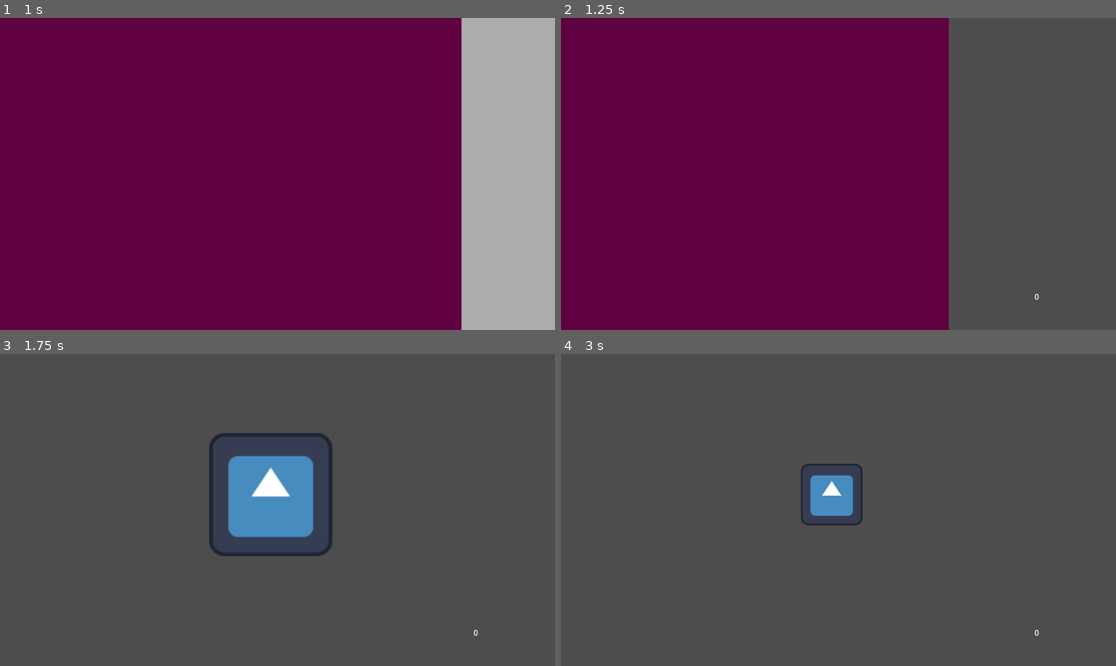
Above: before the commit, frames 1-4 (two rows, left to right).
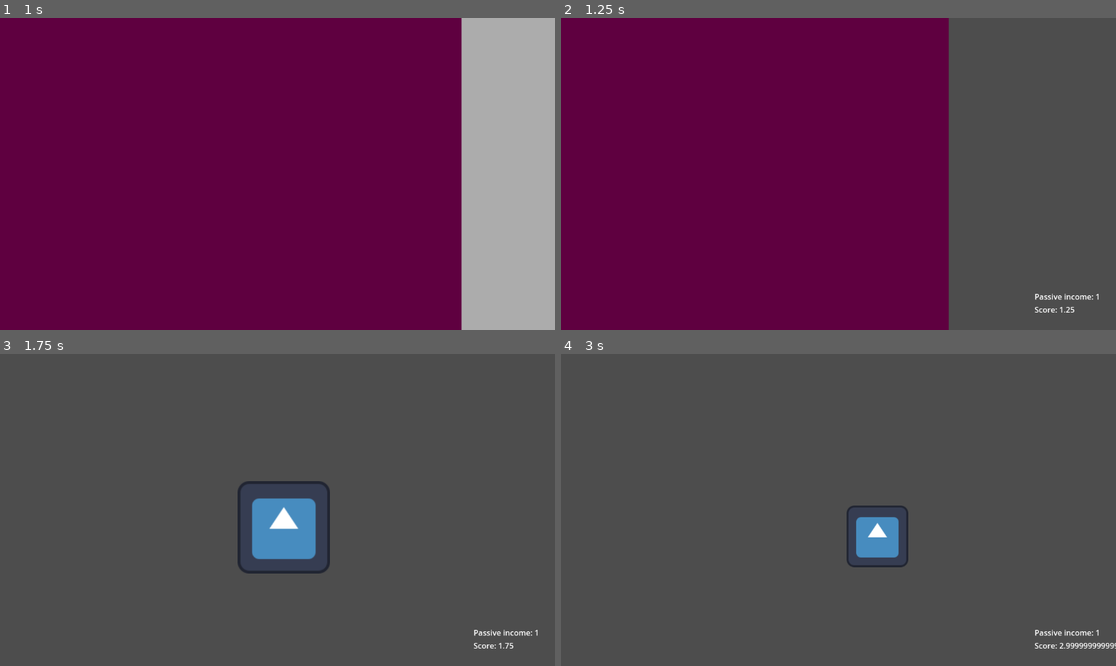
Above: after the commit, the same moments.

Repository: karasikrus/cozy-spring-jam-2024
Game: Godot game, scene res://scenes/menu/main_menu.tscn
Two runs of this game, one before a commit and one after it. Both use one fixed random seed, a clock stepped at 60 frames per second and the inputs below. The engine's default icon, where the game draws it, is replaced by a stand-in: a white triangle on a blue panel in a dark square.
Inputs (mouse positions are in pixels of both pictures, inside the frame that each line leads up to):
- Up to frame 1 (1 s): click "Play" at 0.5 s
- Up to frame 2 (1.25 s): no input
- Up to frame 3 (1.75 s): move the mouse to (271, 494) at 1.27 s; click (271, 494) at 1.35 s
- Up to frame 4 (3 s): move the mouse to (727, 525) at 2.02 s; click (727, 525) at 2.1 s; move the mouse to (894, 441) at 2.77 s; click (894, 441) at 2.85 s

Frame 1 is identical in both runs. In frame 2, 0.2% of the frame differs, in the area x 85-97%, y 88-95%; in frame 3, 5.1%, in the area x 37-97%, y 25-95%; in frame 4, 2.8%.

Commit message:
[+] Add score of passive income and bee movement

Diff:
--- a/scenes/autoload/honey_manager.gd
+++ b/scenes/autoload/honey_manager.gd
@@ -1,15 +1,19 @@
 extends Node
 
 var current_honey : float = 0.0
-var passive_income : float = 0.0
+var passive_income : float = 1.0
 var click_base_modifier : float = 1.5
+var click_base_value : float = 1.0
+
+#var delta_cumsum = 0.0
+#var period_sec = 0.2
 
 # worker number on tick
 # price and income
 # price: base * size_modifier
 
 func click():
-	current_honey += 1.0 * click_base_modifier
+	current_honey += click_base_value * click_base_modifier
 
 # Called when the node enters the scene tree for the first time.
 func _ready():
@@ -18,4 +22,10 @@
 
 # Called every frame. 'delta' is the elapsed time since the previous frame.
 func _process(delta):
-	pass
+	current_honey += passive_income * delta
+	#delta_cumsum += delta;
+## NOTE(akumanory): Add passive income once in period
+	#if delta_cumsum >= period_sec:
+		#current_honey += passive_income;
+		#print("delta_cumsum: " + str(delta_cumsum))
+		#delta_cumsum -= period_sec
--- a/scenes/bee/bee.gd
+++ b/scenes/bee/bee.gd
@@ -4,6 +4,7 @@
 var is_mouse_inside : bool = false
 @onready var area_2d : Area2D = $Sprite2D/Area2D as Area2D
 @onready var audio_stream_player : AudioStreamPlayer = $AudioStreamPlayer as AudioStreamPlayer
+#@export var test : Array[AudioStream]
 
 # Called when the node enters the scene tree for the first time.
 func _ready():
@@ -19,7 +20,7 @@
 
 func on_mouse_entered() -> void :
 	is_mouse_inside = true
-	$Sprite2D.scale = Vector2(2.0, 2.0)
+	$Sprite2D.scale = Vector2(1.5, 1.5)
 
 func on_mouse_exited() -> void :
 	is_mouse_inside = false
--- a/scenes/honey_score/honey_score.gd
+++ b/scenes/honey_score/honey_score.gd
@@ -8,4 +8,5 @@
 
 # Called every frame. 'delta' is the elapsed time since the previous frame.
 func _process(delta):
-	%Score.text = str(HoneyManager.current_honey)
+	%Score.text = "Score: " + str(HoneyManager.current_honey)
+	%PassiveIncome.text = "Passive income: " + str(HoneyManager.passive_income)
--- a/scenes/honey_score/honey_score.tscn
+++ b/scenes/honey_score/honey_score.tscn
@@ -11,11 +11,22 @@
 grow_vertical = 2
 script = ExtResource("1_4gkes")
 
-[node name="Score" type="RichTextLabel" parent="."]
-unique_name_in_owner = true
+[node name="VBoxContainer" type="VBoxContainer" parent="."]
 layout_mode = 0
 offset_right = 40.0
 offset_bottom = 40.0
+
+[node name="PassiveIncome" type="RichTextLabel" parent="VBoxContainer"]
+unique_name_in_owner = true
+layout_mode = 2
+text = "14"
+fit_content = true
+scroll_active = false
+autowrap_mode = 0
+
+[node name="Score" type="RichTextLabel" parent="VBoxContainer"]
+unique_name_in_owner = true
+layout_mode = 2
 text = "12"
 fit_content = true
 scroll_active = false
--- /dev/null
+++ b/scenes/main/main.gd
@@ -0,0 +1,17 @@
+extends Node2D
+
+@onready var bee = $Bee
+
+# Called when the node enters the scene tree for the first time.
+func _ready():
+	pass # Replace with function body.
+
+var delta_cumsum = 0.0
+# Called every frame. 'delta' is the elapsed time since the previous frame.
+func _process(delta):
+	delta_cumsum += delta
+	var tmp_pos = bee.global_position;
+	bee.global_position = Vector2(
+		sin(delta_cumsum),
+		cos(delta_cumsum))
+	bee.global_position += tmp_pos
--- a/scenes/main/main.tscn
+++ b/scenes/main/main.tscn
@@ -1,12 +1,14 @@
-[gd_scene load_steps=3 format=3 uid="uid://bl7kmv1cyrida"]
+[gd_scene load_steps=4 format=3 uid="uid://bl7kmv1cyrida"]
 
+[ext_resource type="Script" path="res://scenes/main/main.gd" id="1_1lwff"]
 [ext_resource type="PackedScene" uid="uid://bb7j2lqtjtg2h" path="res://scenes/bee/bee.tscn" id="1_nprhd"]
 [ext_resource type="PackedScene" uid="uid://bo4vb0kd6ssbi" path="res://scenes/honey_score/honey_score.tscn" id="2_pv3ry"]
 
 [node name="Main" type="Node2D"]
+script = ExtResource("1_1lwff")
 
 [node name="Bee" parent="." instance=ExtResource("1_nprhd")]
-position = Vector2(562, 293)
+position = Vector2(576, 324)
 
 [node name="HoneyScore" parent="." instance=ExtResource("2_pv3ry")]
 offset_left = 983.0
